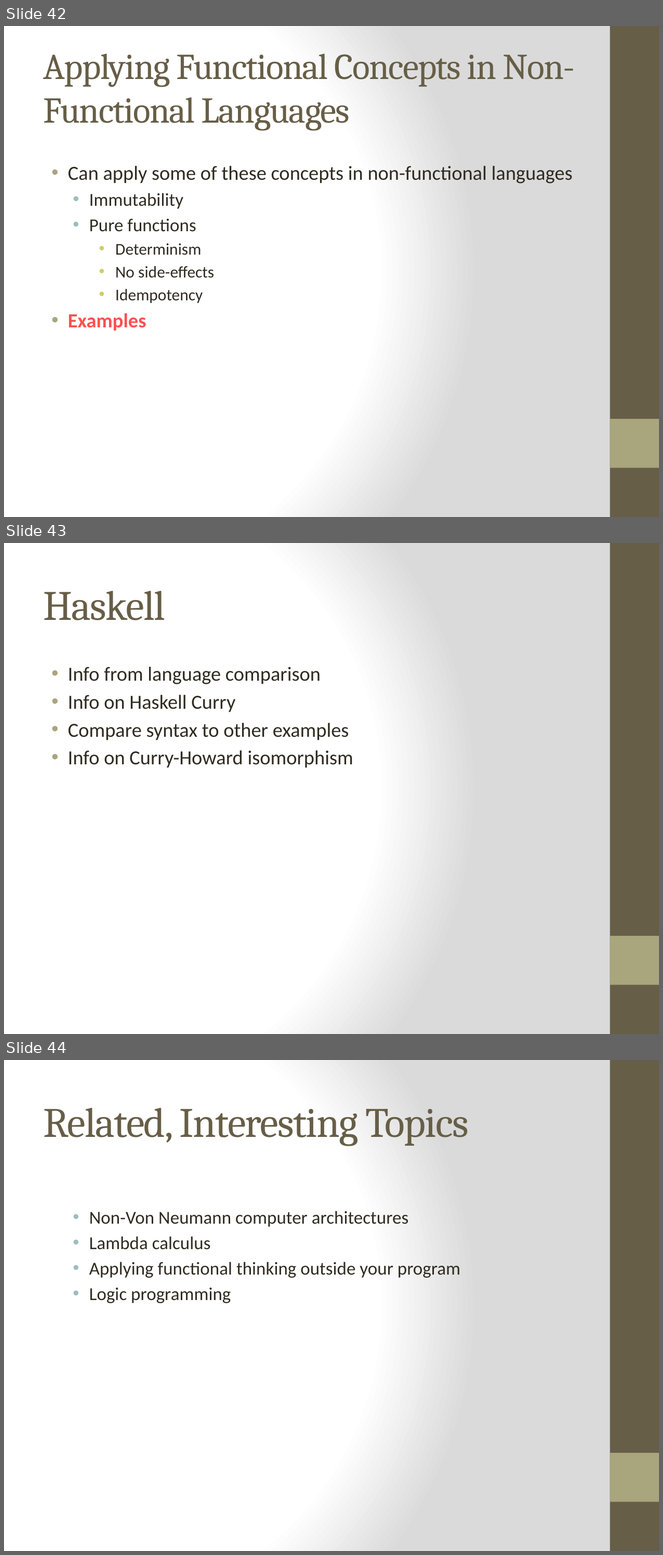
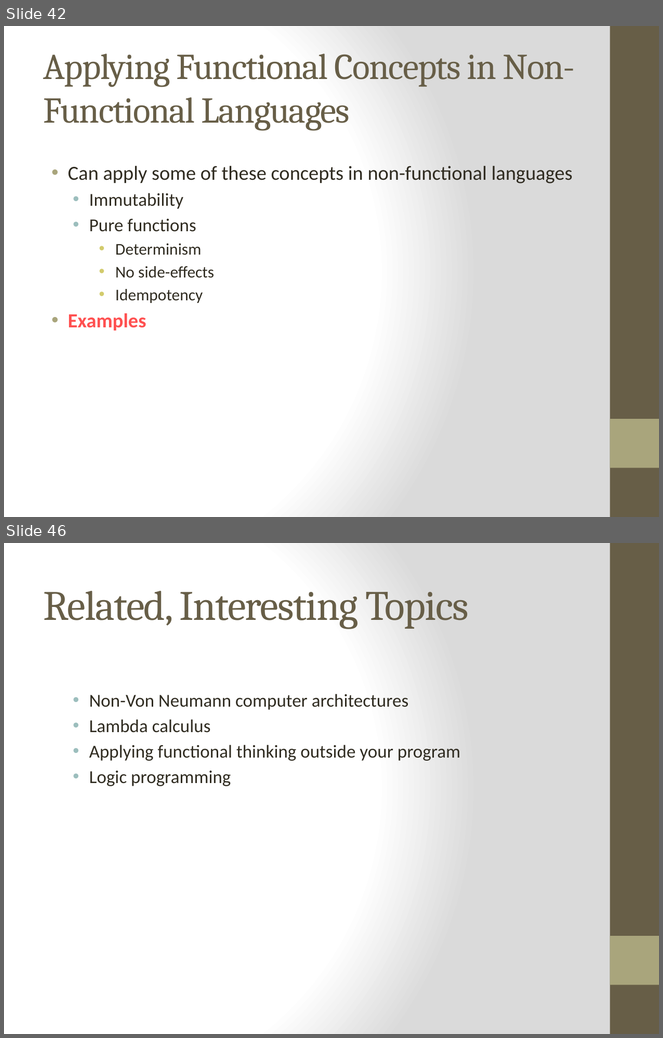
Before and after one commit to bjhartin/FoundationsOfFunctionalProgramming, a slide deck: FoundationsOfFunctionalProgramming.pptx. Shown one above the other, each under a label of ours: slides 42, 43 and 44 before the commit, slides 42 and 46 after it; the slides between them are not shown. The pictures are 663x1555 and 663x1038 pixels, drawn with LibreOffice and Linux fonts; fonts in the diff are those of the drawing. Boxes give left, top, right and bottom in pixels: in the first picture for what was removed or moved away, otherwise in the second. Text is boxed around its words. In the diff, an @@ line names an element or a change of style, - is before the commit and + after.

```diff
--- a/FoundationsOfFunctionalProgramming.pptx
+++ b/FoundationsOfFunctionalProgramming.pptx
@@ slide 43 removed at [4, 543, 659, 1034], background gradient #FFFFFF to #DADADA; not listed: 2 template elements that a slide beside it also shows @@
@@ title removed at [44, 591, 166, 620] @@
-Haskell
@@ text removed at [68, 667, 353, 768] @@
-• Info from language comparison
-• Info on Haskell Curry
-• Compare syntax to other examples
-• Info on Curry-Howard isomorphism
@@ what was slide 44 is now slide 46 @@
```
Also in this commit, not shown: 3 slides changed, 3 slides added, 3 other files.
